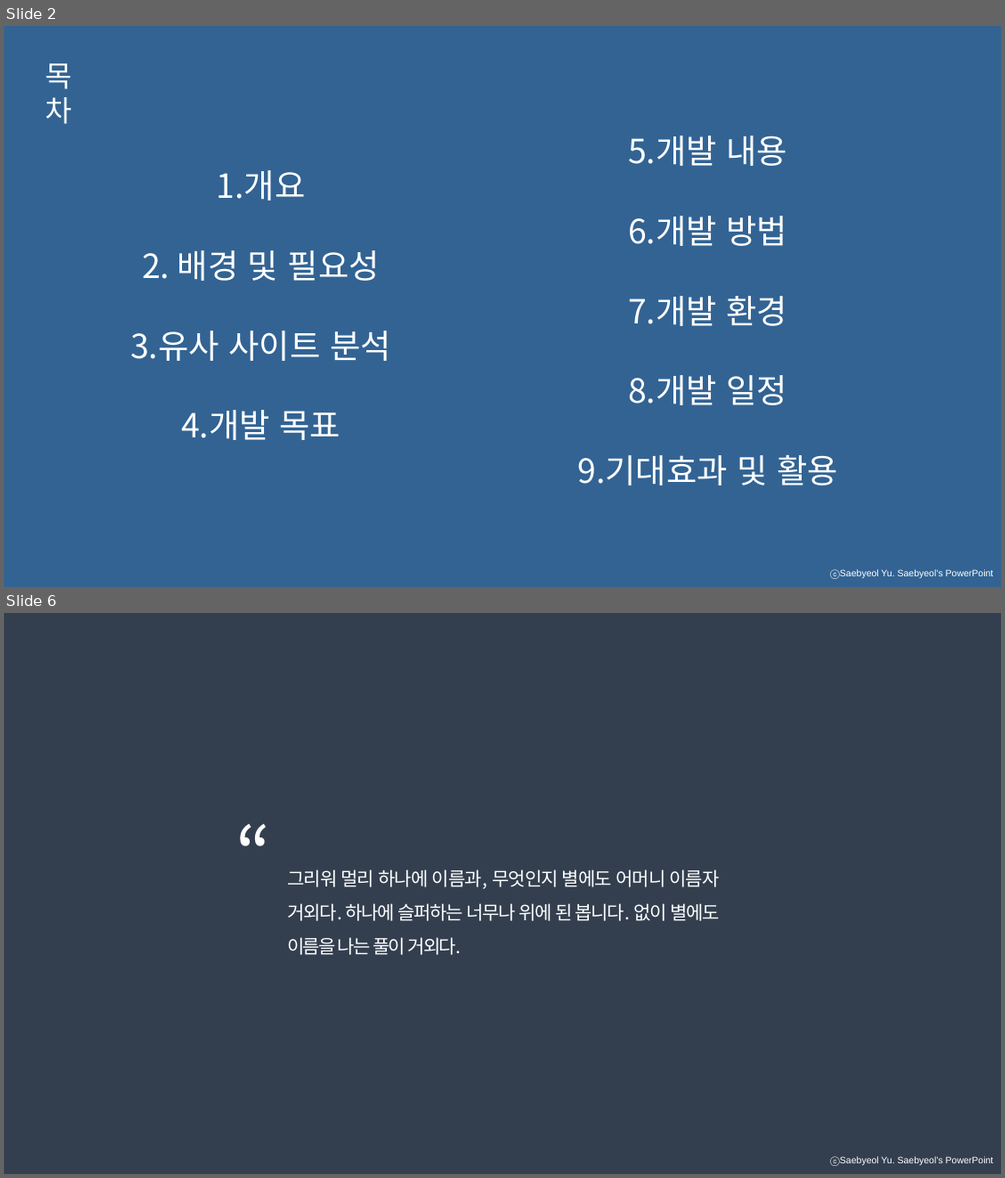
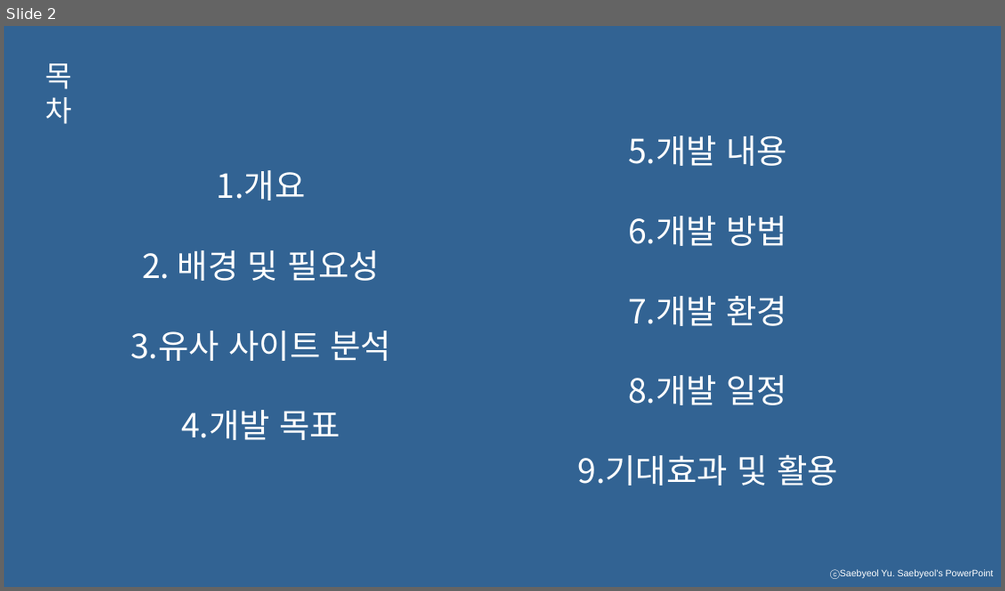
Before and after one commit to developerYHLee/University_Homework, a slide deck: 기말과제.pptx. Shown one above the other, each under a label of ours: slides 2 and 6 before the commit, slide 2 after it; the slides between them are not shown. The pictures are 1005x1178 and 1005x591 pixels, drawn with LibreOffice and Linux fonts; fonts in the diff are those of the drawing. Boxes give left, top, right and bottom in pixels: in the first picture for what was removed or moved away, otherwise in the second. Text is boxed around its words. In the diff, an @@ line names an element or a change of style, - is before the commit and + after.

```diff
--- a/기말과제.pptx
+++ b/기말과제.pptx
@@ slide 6 removed at bbox=[4, 613, 1001, 1174], background #333F50; not listed: 1 template element that a slide beside it also shows @@
@@ text removed at bbox=[228, 803, 280, 901] @@
-“
@@ text removed at bbox=[287, 869, 719, 955] @@
-그리워 멀리 하나에 이름과, 무엇인지 별에도 어머니 이름자 거외다. 하나에 슬퍼하는 너무나 위에 된 봅니다. 없이 별에도 이름을 나는 풀이 거외다.
```
Also in this commit, not shown: 3 slides changed, 2 slides added, 1 other slide removed.
